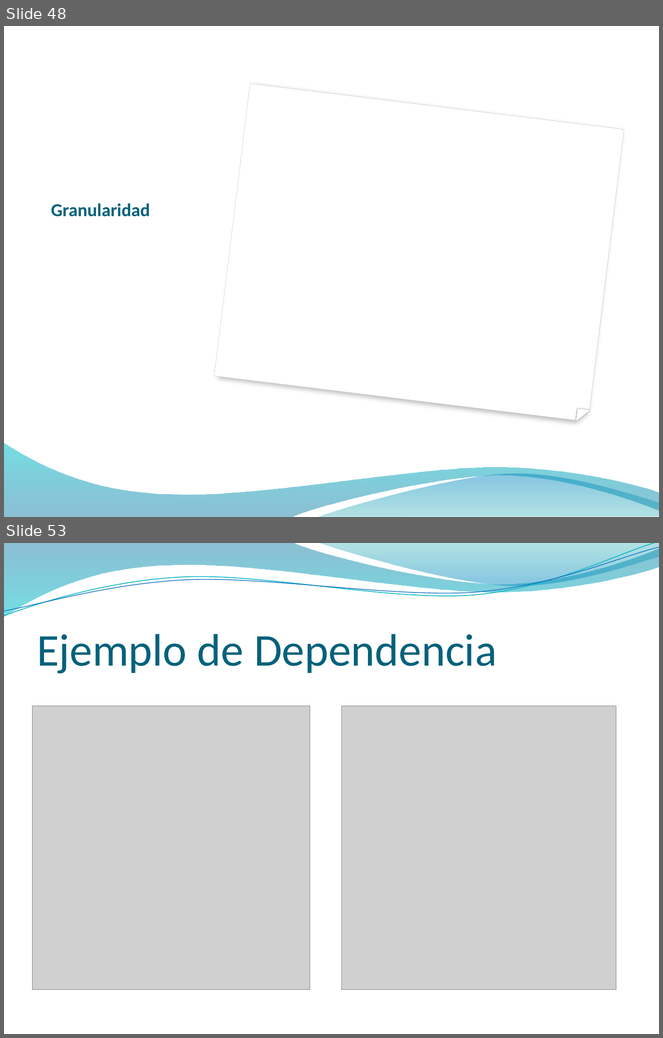
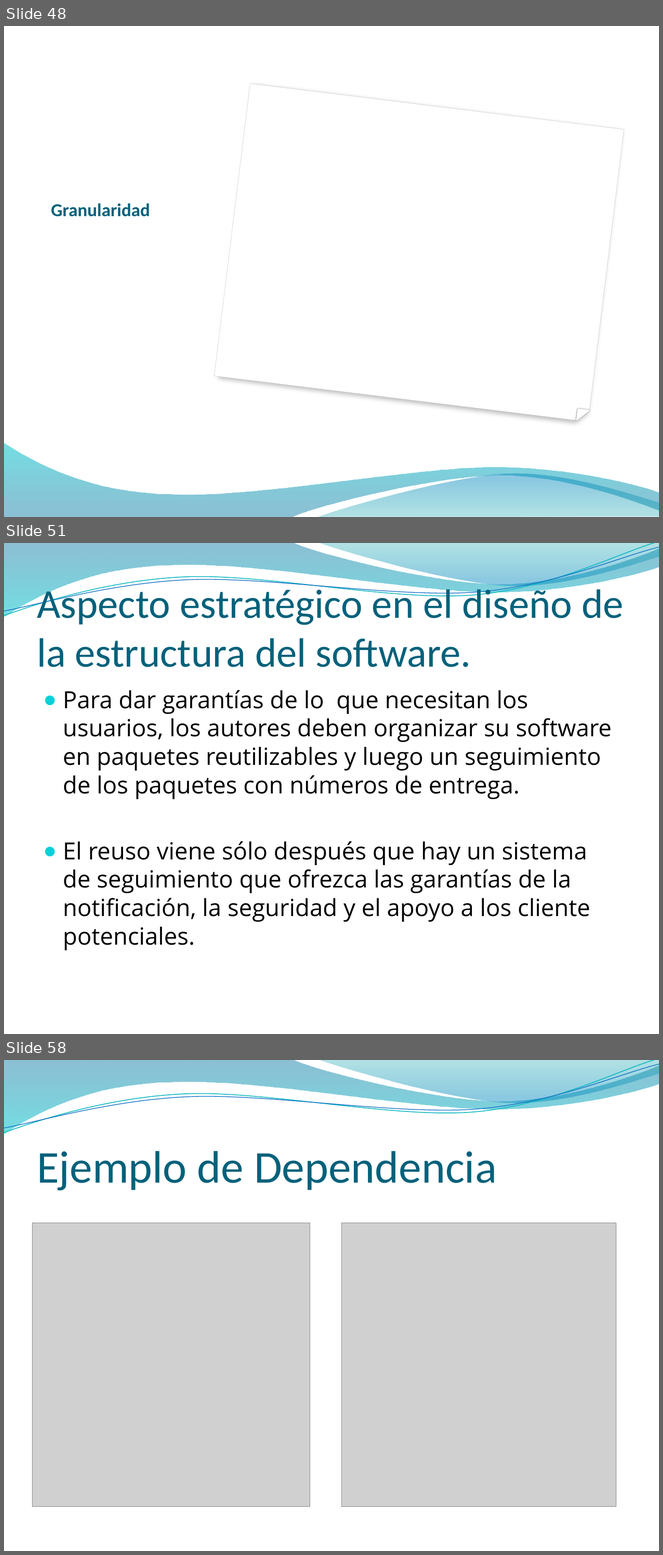
Before and after one commit to vvalotto/MiRepositorio, a slide deck: Disenio de Software/Principios OO/Presentaciones/Principios de Diseño OO.pptx. Shown one above the other, each under a label of ours: slides 48 and 53 before the commit, slides 48, 51 and 58 after it; the slides between them are not shown. The pictures are 663x1038 and 663x1555 pixels, drawn with LibreOffice and Linux fonts; fonts in the diff are those of the drawing; grey boxes stand for pictures; background and template pictures are left out. Boxes give left, top, right and bottom in pixels: in the first picture for what was removed or moved away, otherwise in the second. Text is boxed around its words. In the diff, an @@ line names an element or a change of style, - is before the commit and + after.

Commit message:
Modelado de Paquetes

```diff
--- a/Disenio de Software/Principios OO/Presentaciones/Principios de Diseño OO.pptx
+++ b/Disenio de Software/Principios OO/Presentaciones/Principios de Diseño OO.pptx
@@ slide 51 added at [4,543,659,1034], background picture (left out); not listed: 4 template elements that a slide beside it also shows @@
@@ title added at [37,584,624,667], 45 pt, text #04617B @@
+Aspecto estratégico en el diseño de la estructura del software.
@@ text added at [63,690,612,951], 26 pt, text #000000 @@
+● Para dar garantías de lo que necesitan los usuarios, los autores deben organizar su software en paquetes reutilizables y luego un seguimiento de los paquetes con números de entrega.
+● El reuso viene sólo después que hay un sistema de seguimiento que ofrezca las garantías de la notificación, la seguridad y el apoyo a los cliente potenciales.
@@ what was slide 53 is now slide 58 @@
```
Also in this commit, not shown: 39 slides changed, 4 other slides added, 2 other files.
